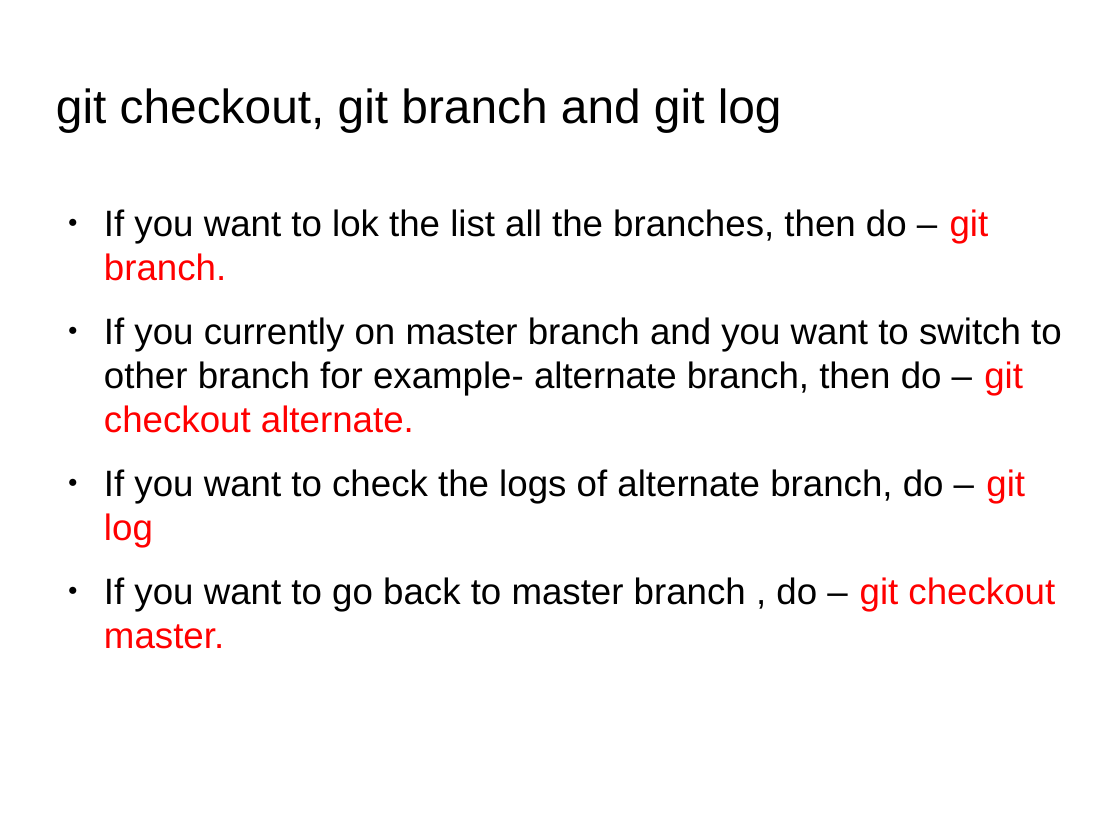
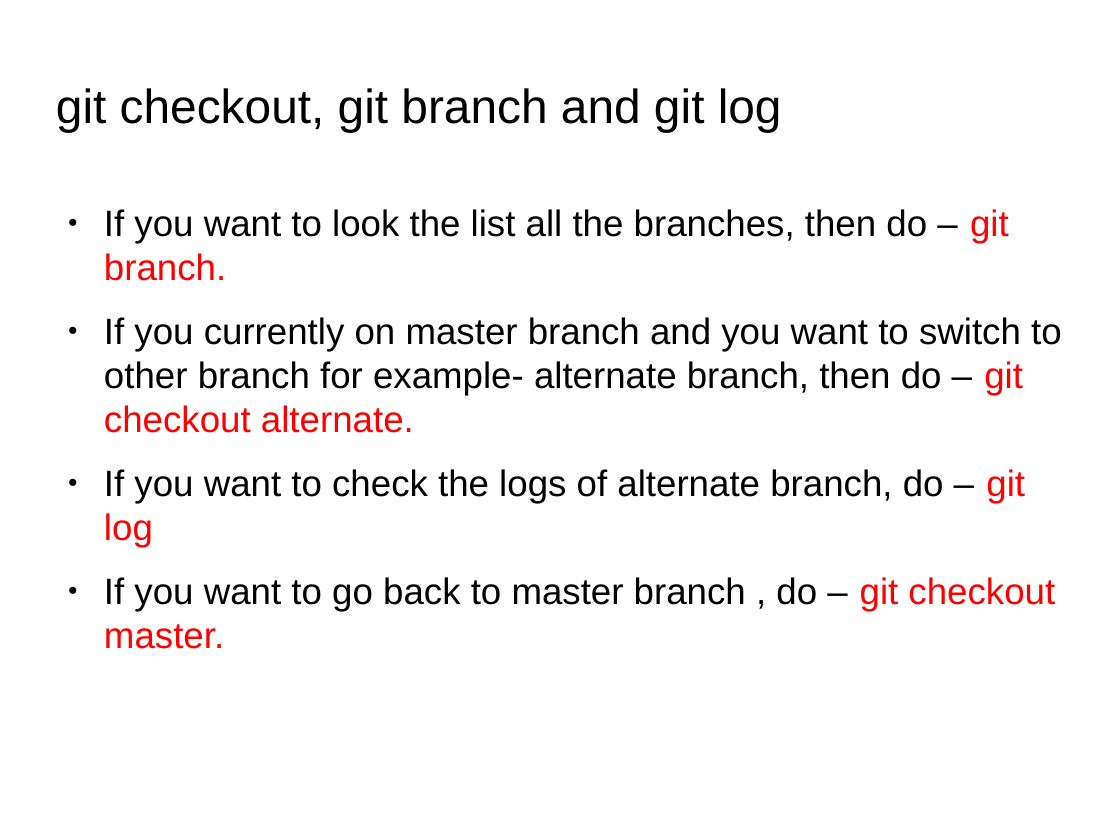
Before and after one commit to anumsh/Learning-Git-and-Github, a slide deck: slide 42 of git_and_GitHub.odp. Drawn at 1120x840 pixels with LibreOffice and Linux fonts; fonts in the diff are those of the drawing; background and template pictures are left out. Boxes give left, top, right and bottom in pixels: in the first picture for what was removed or moved away, otherwise in the second. Text is boxed around its words. In the diff, an @@ line names an element or a change of style, - is before the commit and + after.

Commit message:
edit: recorrect the spelling and heading of slide

```diff
--- a/git_and_GitHub.odp
+++ b/git_and_GitHub.odp
@@ text at [104, 209, 1009, 281]: text changed @@
-● If you want to lok the list all the branches, then do – git branch.
+● If you want to look the list all the branches, then do – git branch.
```
Also in this commit, not shown: 4 other slides changed, 1 slide added, 1 slide removed.
